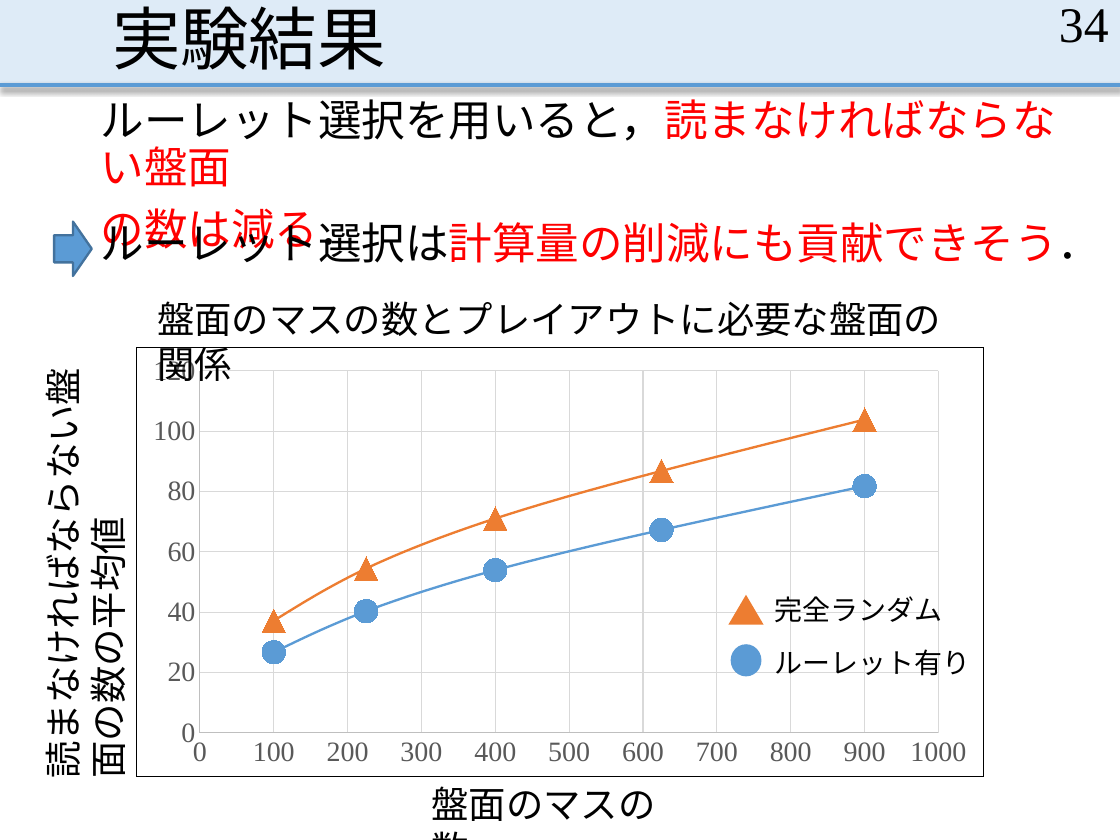
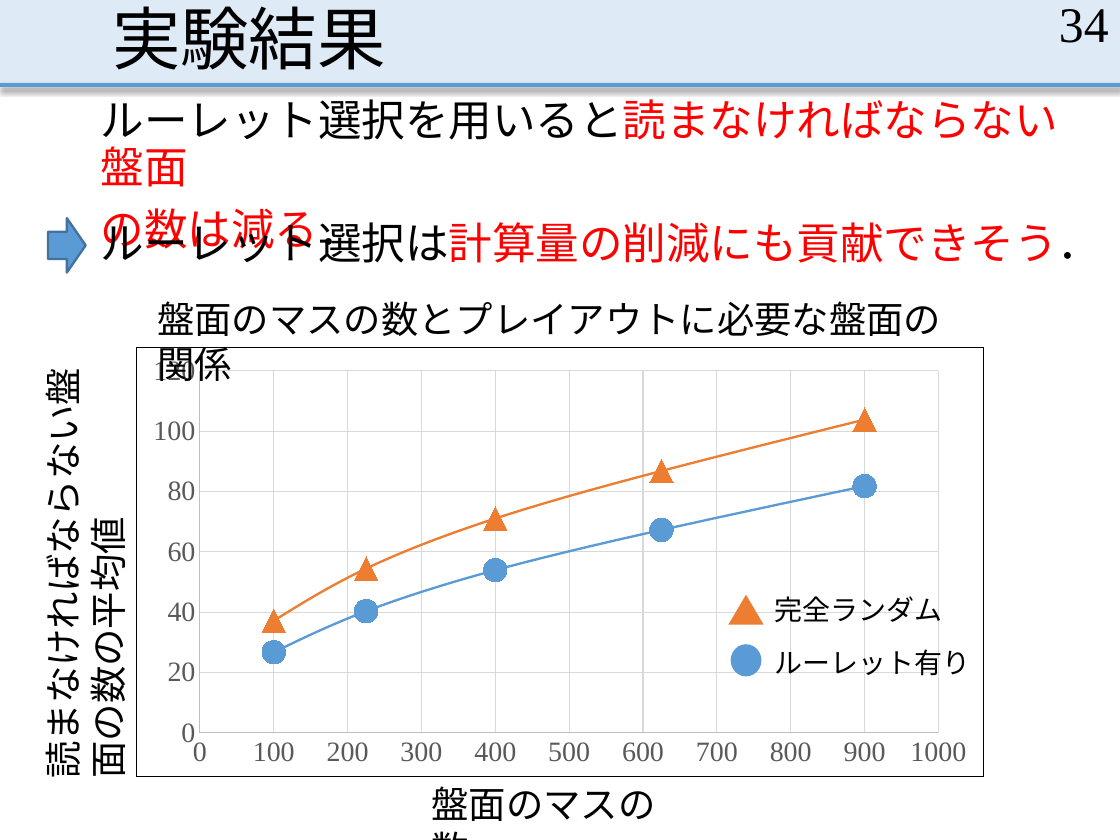
Before and after one commit to MasayaOda/SR, a slide deck: slide 34 of 190702oda.pptx. Drawn at 1120x840 pixels with LibreOffice and Linux fonts; fonts in the diff are those of the drawing. Boxes give left, top, right and bottom in pixels: in the first picture for what was removed or moved away, otherwise in the second. Text is boxed around its words. In the diff, an @@ line names an element or a change of style, - is before the commit and + after.

```diff
--- a/190702oda.pptx
+++ b/190702oda.pptx
@@ text at (101, 92, 1058, 187): text changed @@
-ルーレット選択を用いると，読まなければならない盤面
+ルーレット選択を用いると読まなければならない盤面
@@ down arrow: place and size @@
-down arrow at (54, 221, 92, 276)
+down arrow at (48, 218, 86, 273)
```
Also in this commit, not shown: 13 other slides changed, 6 slides added.
